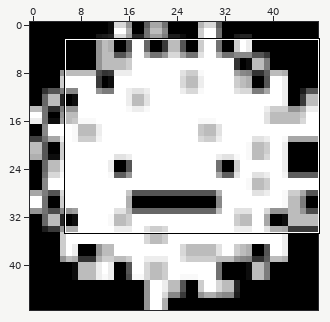
Two versions of one pixel-art sprite, PI-Allegro/Img/canvas.png. The picture above shows the old version from afar; the outline marks the close-up.
Close-up. As it was:
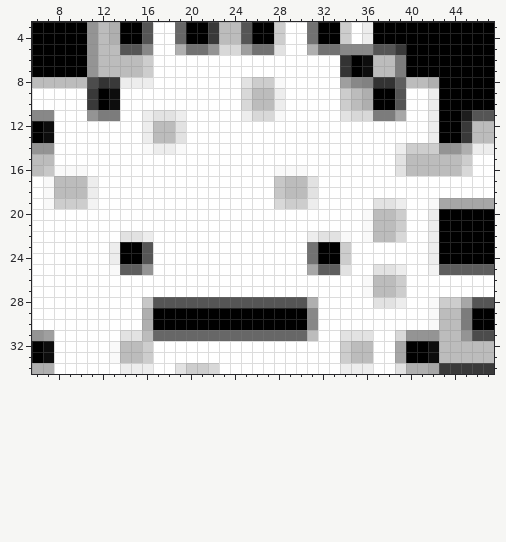
The file is 48x48 pixels. Colours within 5 levels of each other are drawn and written as one. Shown: x 6..47, y 3..34.
The same view after the edit:
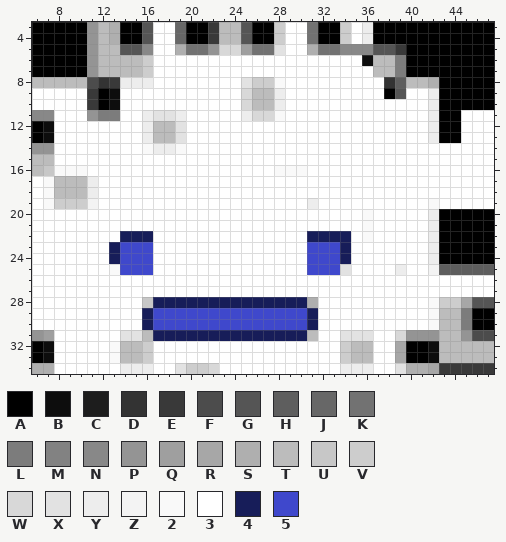
Palette (. is transparent): A #000000  B #0d0d0d  C #1d1d1d  D #333333  E #393939  F #4c4c4c  G #555555  H #5e5e5e  J #676767  K #727272  L #7c7c7c  M #828282  N #888888  P #949494  Q #9f9f9f  R #a7a7a7  S #afafaf  T #bcbcbc  U #c7c7c7  V #cdcdcd  W #d8d8d8  X #e2e2e2  Y #ededed  Z #f3f3f3  2 #f9f9f9  3 #ffffff  4 #171d59  5 #3f48cc
What changed:
y 6: x 34..35 DA -> 33
y 7: x 34..36 DAB -> 333
y 8: x 34..37 QNMD -> 3333
y 9: x 34..37 VTSA -> 3333
y 10: x 34..39 VTSAAG -> 333333
y 11: x 34..39 XWWLLR -> 333333; x 45..47 CGG -> 333
y 12..13: x 45..47 ETT -> 333
y 14: x 39..47 YVVVPPSYY -> 333333333
y 15: x 39..45 XTTTTTV -> 3333333
y 16: x 39..45 XTTTTTW -> 3333333
y 17..18: x 28..31 UTTX -> 3333
y 19: x 28..30 WVV -> 333; x 37..39 XXY -> 333; x 43..47 RRRRR -> 33333
y 20..21: x 37..39 TTV -> 333
y 22: x 14..16 XXY -> 444; x 31..34 YXX2 -> 4444; x 37..39 TTW -> 333
y 23..24: x 13..16 YAAG -> 4555; x 31..34 KAAV -> 5554
y 25: x 14..16 HHP -> 555; x 31..33 RHH -> 555; x 37..38 XX -> 33
y 26..27: x 36..39 2TTV -> 3333
y 28: x 17..30 GGGGGGGGGGGGGG -> 44444444444444; x 37..39 XXY -> 333
y 29..30: x 16..31 SAAAAAAAAAAAAAAN -> 4555555555555554
y 31: x 17..30 JJJJJJJJJJJJJJ -> 44444444444444
Where, in picture pixels (left, top, right, bottom), the same in both close-ups:
changed: (109, 55, 494, 341)
